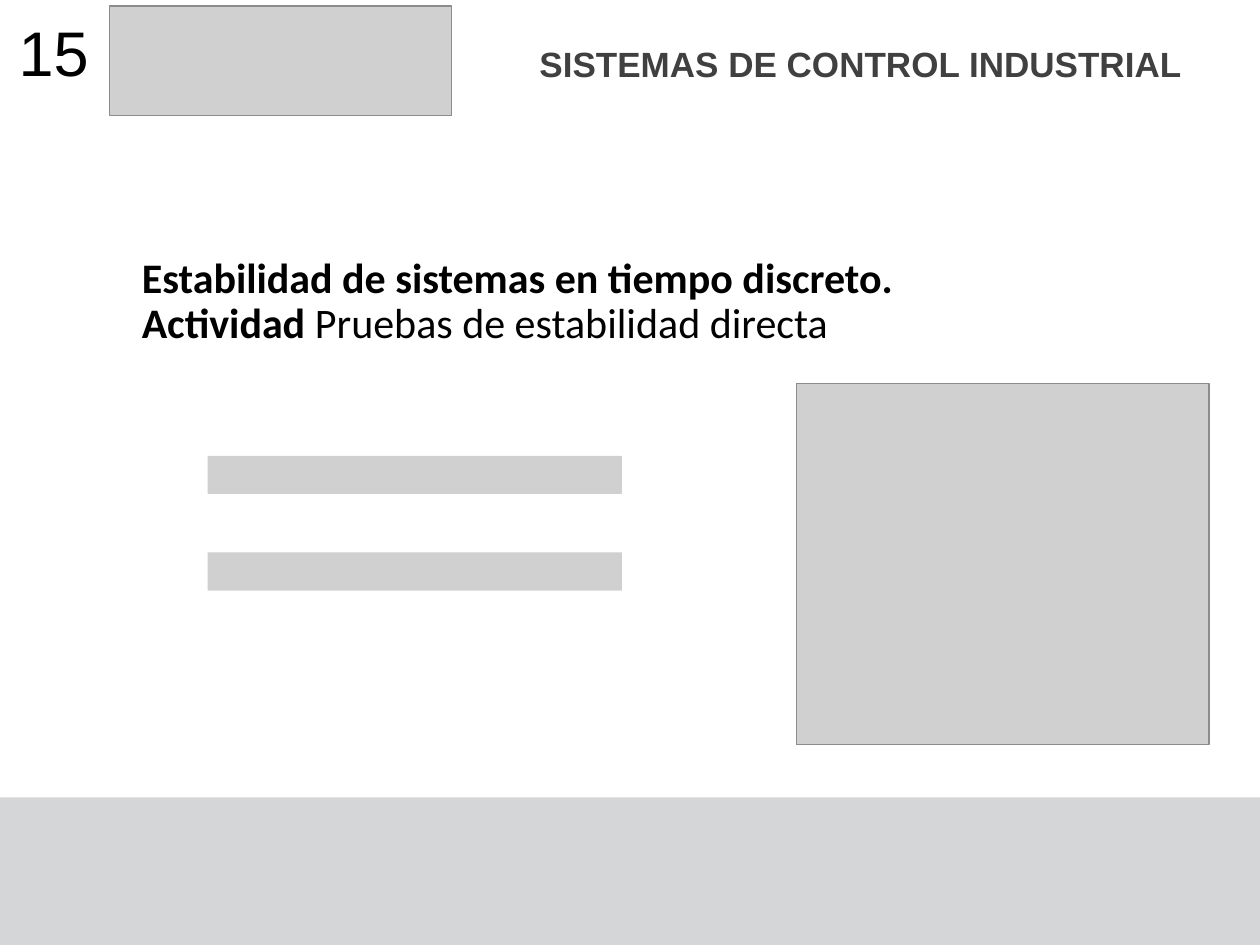
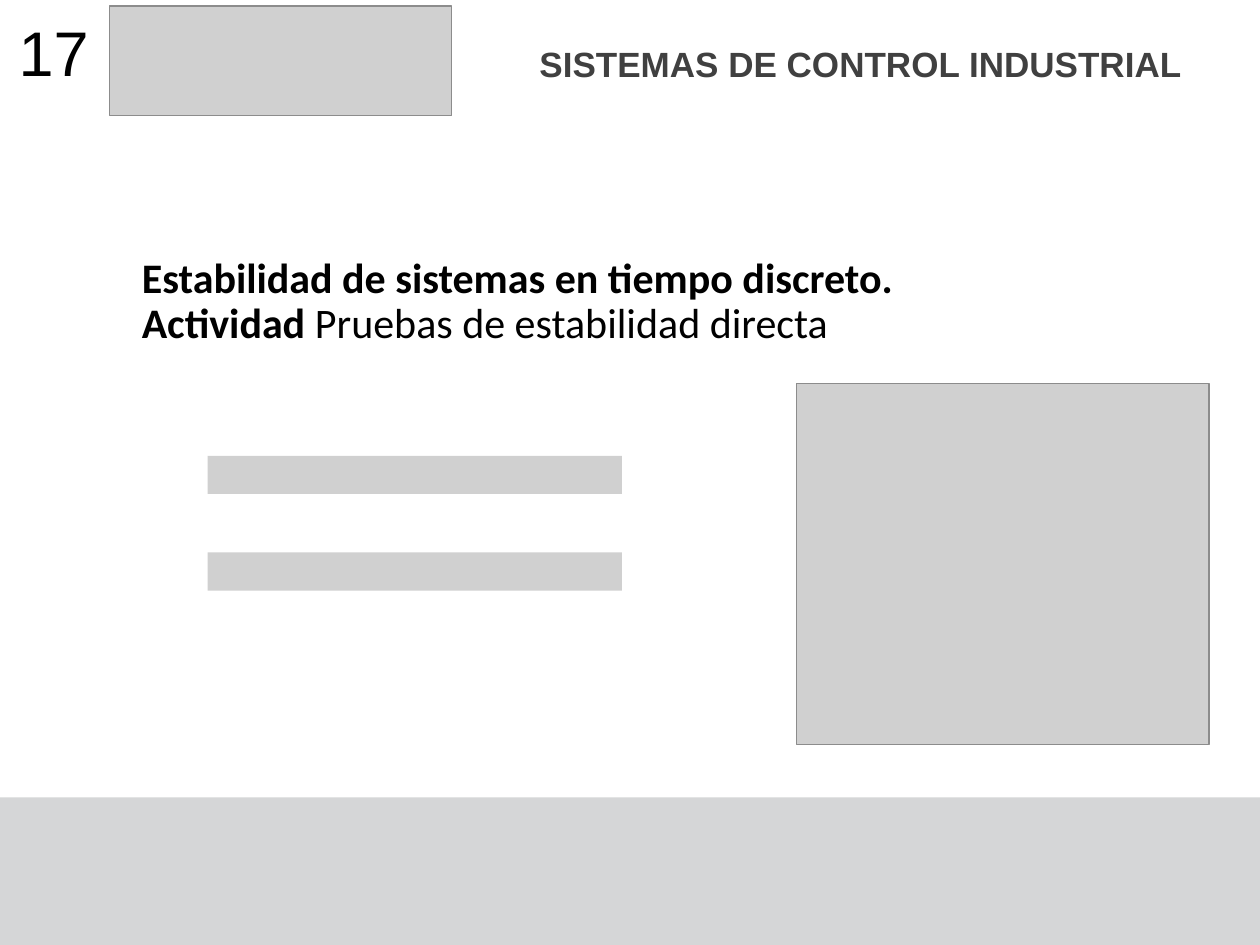
Before and after one commit to F4bian1012/Sistemas_De_Contro_Industrial, a slide deck: slide 17 of Lesson_7/Estabilidad.pptx. Drawn at 1260x945 pixels with LibreOffice and Linux fonts; fonts in the diff are those of the drawing; grey boxes stand for pictures. Boxes give left, top, right and bottom in pixels: in the first picture for what was removed or moved away, otherwise in the second. Text is boxed around its words. In the diff, an @@ line names an element or a change of style, - is before the commit and + after.

```diff
--- a/Lesson_7/Estabilidad.pptx
+++ b/Lesson_7/Estabilidad.pptx
@@ text at <box>19,32,89,76</box>: text changed @@
-15
+17
```
Also in this commit, not shown: 2 other slides changed, 13 other files.
